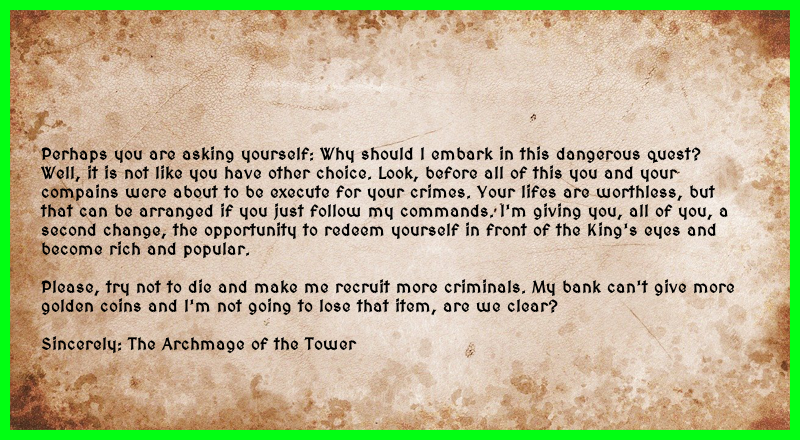
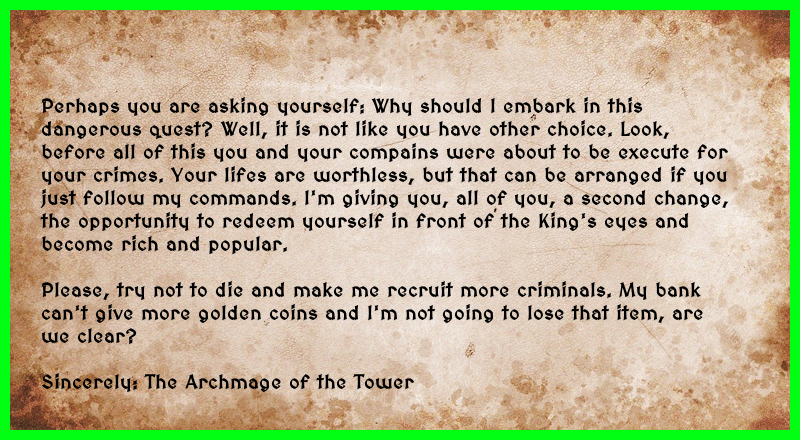
Layer changes from the first w=800, h=440 image to the second:
painted on "Perhaps you are asking yoursel..." over [40, 97, 734, 392]
